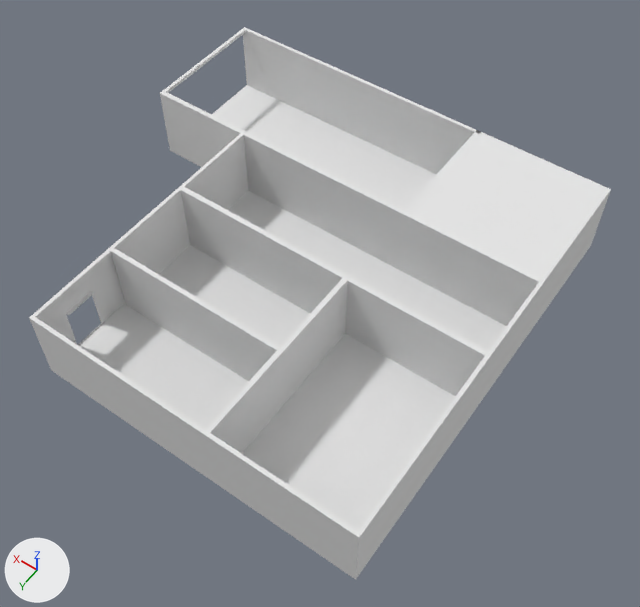
The Blender file Blender_Files/first_cut.blend: old version first, new version second.
Before and after are seen from a 50 mm lens placed at (-8.7, 43.5, 45.3), pointed at (11.6, 15.0, 0.6). The axes (+X, +Y, +Z) are drawn at lower left. The lights are the same throughout.
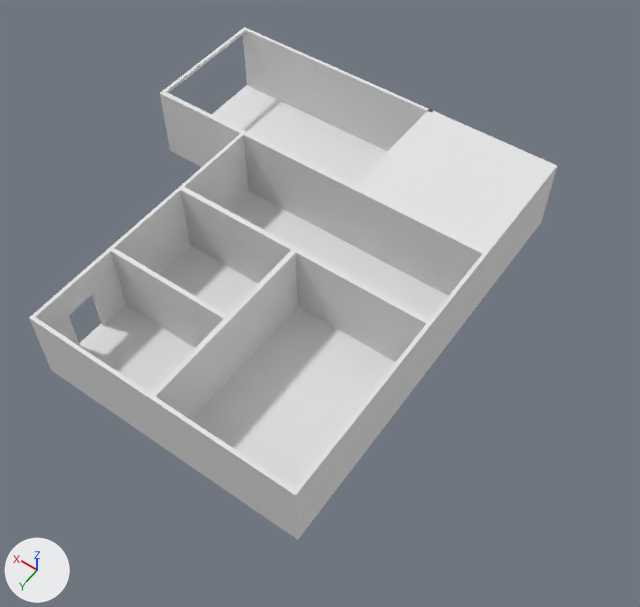
Diff of the bpy script that builds the scene:
```diff
--- a/Blender_Files/first_cut.blend.py
+++ b/Blender_Files/first_cut.blend.py
@@ me_cube @@
 # used by ob_cube; location = (1.0, 1.0, 0.12); scale = (1.0, 1.0, 0.125)
-me_cube.from_pydata(...)  # 287 vertices, 275 faces, 6 loose edges; spans x -1.3..28.5, y -1.2..27.4, z -2.0..41.0
+me_cube.from_pydata(...)  # 281 vertices, 276 faces; spans x 2.5..28.5, y -1.2..27.4, z -2.0..41.0
+# me_cube part 1
+# 6 vertices are removed from x 21.0..21.2, y 21.0..27.1, z -1.0..39.0
+# 13 faces are deleted
+# 6 loose edges are deleted
+# 111 vertices in x -1.2..8.5, y -1.2..27.4, z -2.0..41.0 move by (3.7, 0.0, 0.0)
+# 46 vertices in x -1.3..-1.0, y -1.2..27.4, z -2.0..41.0 move by (3.8, 0.0, 0.0)
+# 14 new faces join them
 me_cube.materials.append(mat_material)
```

Boxes (x1, y1, x2, y2) around the edits, measured in the pictures (640 x 607 px; the box of a moved part takes in the faces that stretch with it):
'Cube', reshaped (9% narrower, 7% shorter)
    before: (29, 27, 611, 580)
    after: (29, 27, 557, 540)
part 1 of me_cube, moved or reshaped
    before: (65, 107, 611, 580)
    after: (65, 107, 557, 540)
